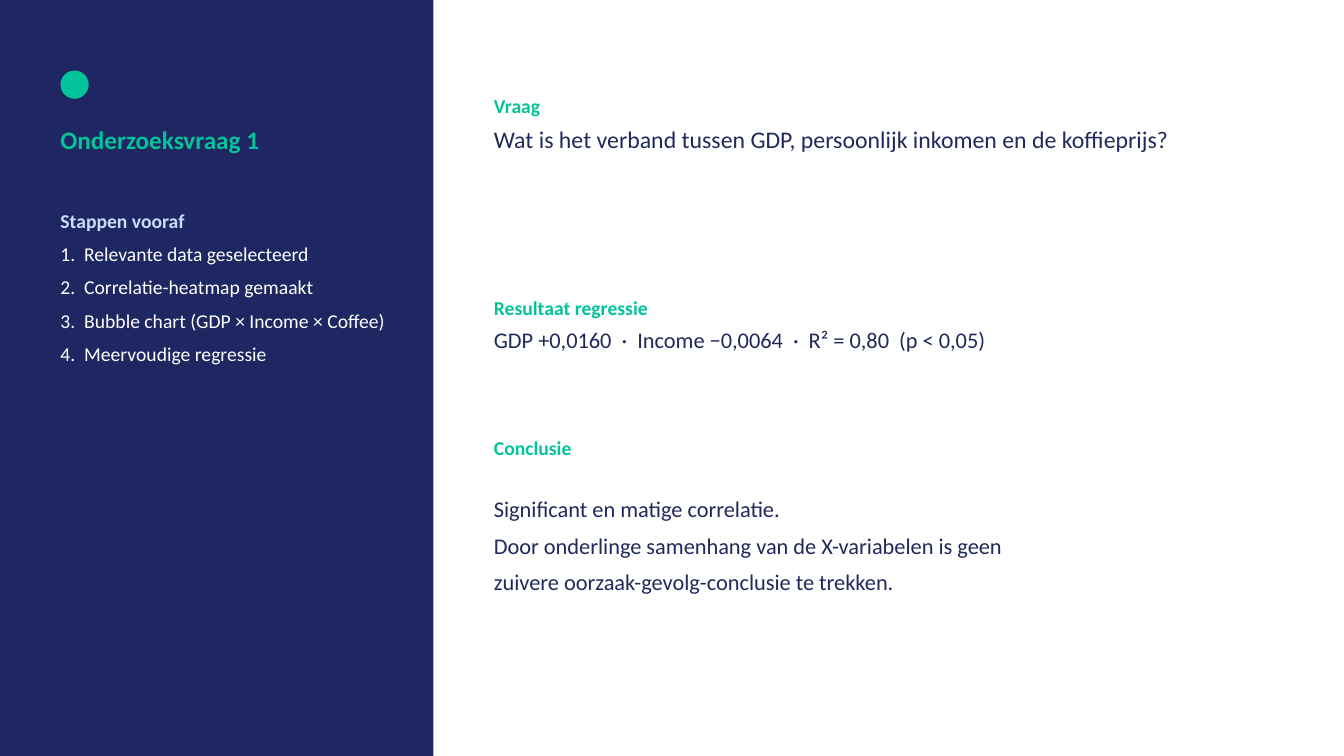
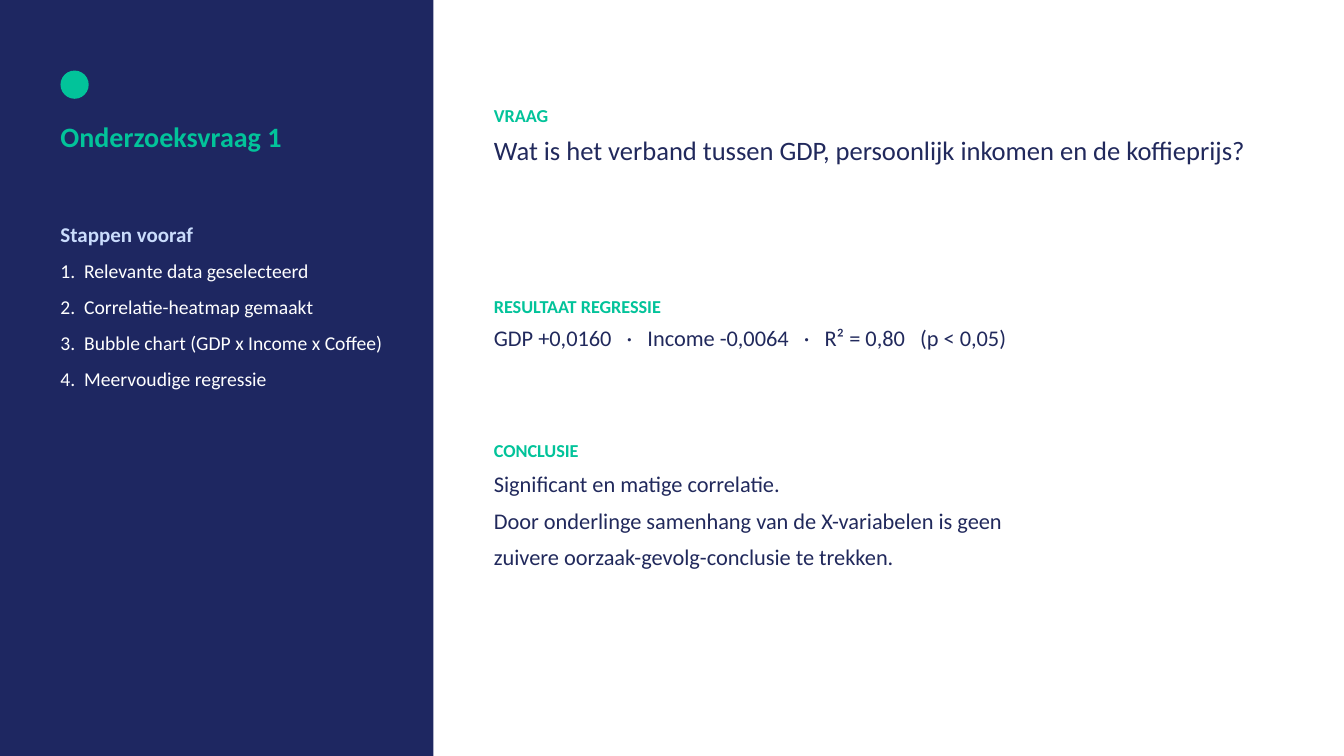
Before and after one commit to michaelraykuster-spec/Werkplaats-2-opdracht-Groep-3, a slide deck: slide 3 of Werkplaats2_Groep3_Eindpresentatie.pptx. Drawn at 1344x756 pixels with LibreOffice and Linux fonts; fonts in the diff are those of the drawing. Boxes give left, top, right and bottom in pixels: in the first picture for what was removed or moved away, otherwise in the second. Text is boxed around its words. In the diff, an @@ line names an element or a change of style, - is before the commit and + after.

```diff
--- a/Werkplaats2_Groep3_Eindpresentatie.pptx
+++ b/Werkplaats2_Groep3_Eindpresentatie.pptx
@@ text "Onderzoeksvraag 1" at [60, 127, 281, 152]: size 18 to 20 pt @@
@@ text at [494, 110, 548, 122]: text changed; size 14 to 13 pt @@
-Vraag
+VRAAG
@@ text "VRAAG": place and size @@
-text "VRAAG" at [494, 100, 1168, 152]
+text "VRAAG" at [494, 110, 1244, 165]
@@ text at [494, 141, 1244, 165]: size 17 to 19 pt @@
@@ text at [60, 227, 313, 390]: size 14 to 15 pt in "Stappen vooraf"; line spacing 1.3 to 1.4 @@
@@ text "Stappen vooraf": place and size @@
-text "Stappen vooraf" at [60, 214, 384, 365]
+text "Stappen vooraf" at [60, 227, 382, 390]
@@ text at [494, 301, 1006, 350]: text changed @@
-Resultaat regressie
-GDP +0,0160 · Income −0,0064 · R² = 0,80 (p < 0,05)
+RESULTAAT REGRESSIE
+GDP +0,0160 · Income -0,0064 · R² = 0,80 (p < 0,05)
@@ text at [60, 336, 382, 353]: text changed @@
-3. Bubble chart (GDP × Income × Coffee)
+3. Bubble chart (GDP x Income x Coffee)
@@ text at [494, 445, 579, 457]: paragraph added @@
+CONCLUSIE
@@ text "CONCLUSIE": place and size @@
-text "CONCLUSIE" at [494, 501, 1001, 594]
+text "CONCLUSIE" at [494, 445, 1001, 569]
@@ text removed at [494, 441, 572, 455] @@
-Conclusie
```
Also in this commit, not shown: 8 other slides changed.
